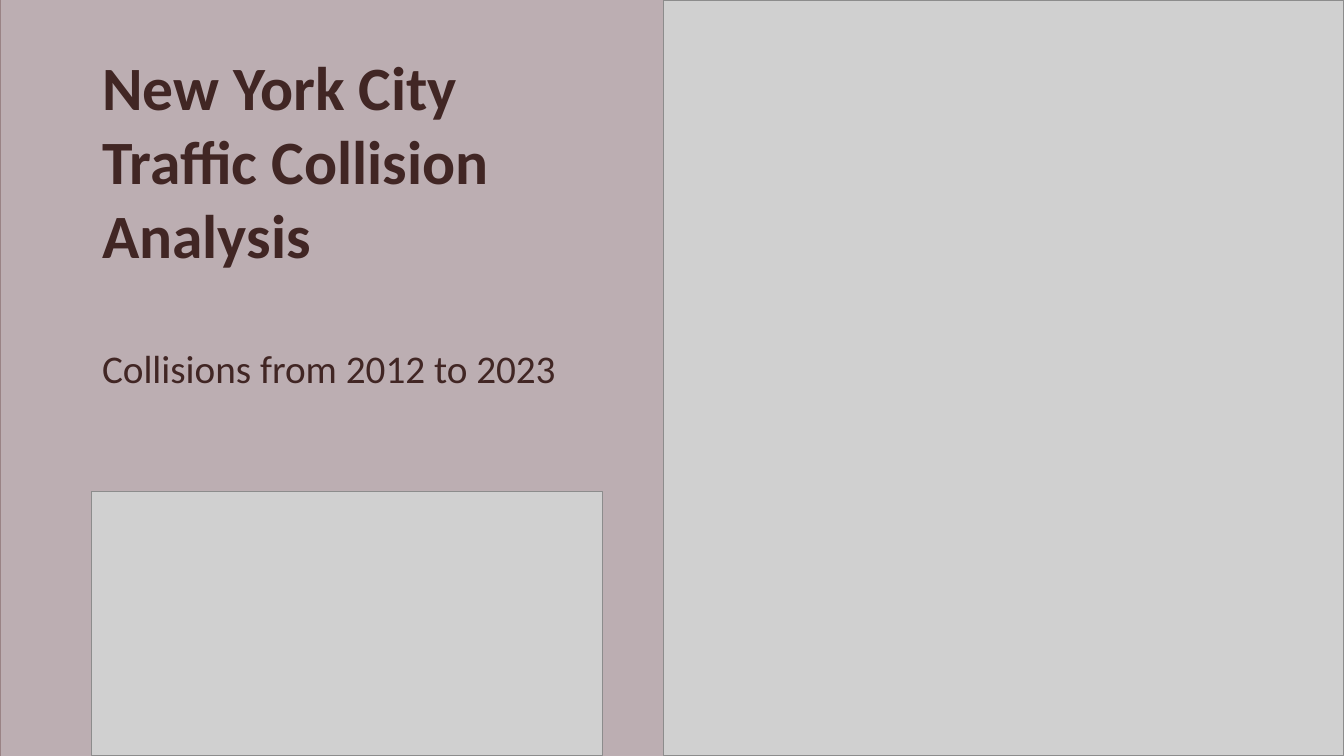
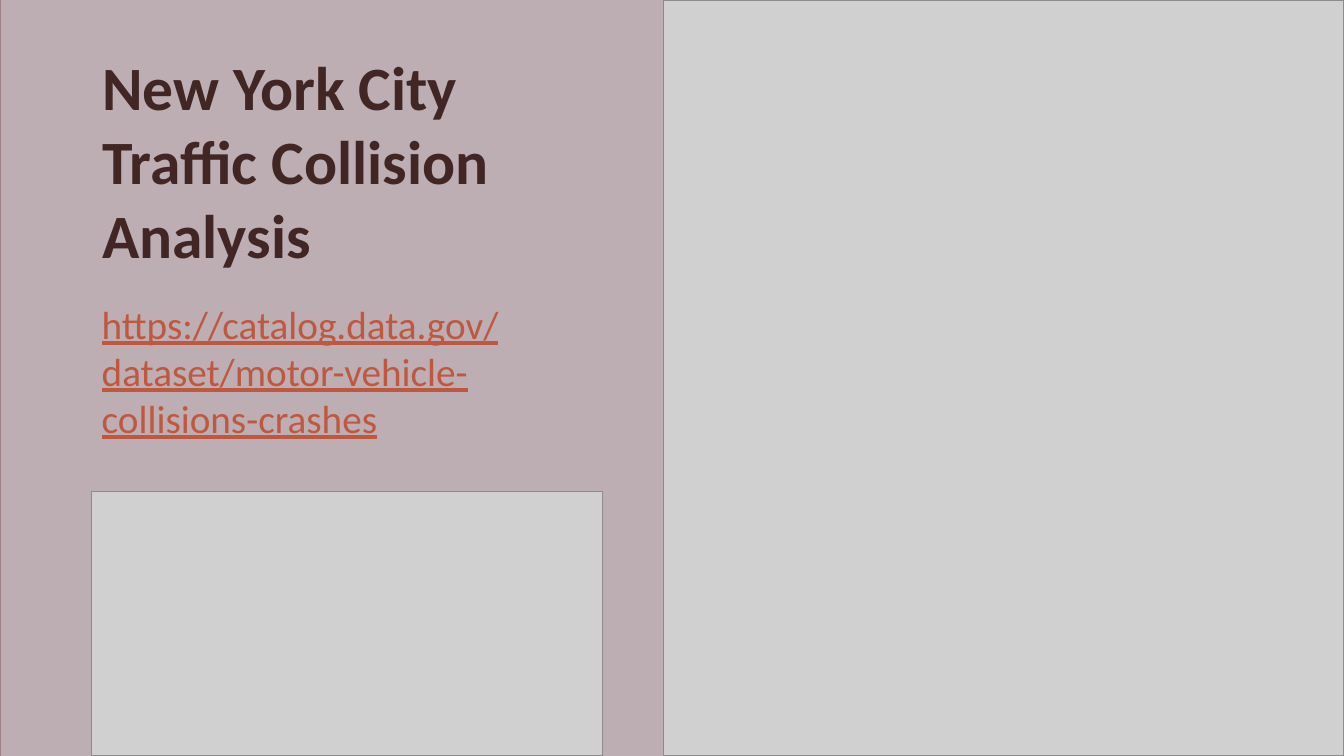
Before and after one commit to Pythorium-Quartet/Motor-Vehicle-Collison-Analysis, a slide deck: slide 1 of New York City Traffic Analysis.pptx. Drawn at 1344x756 pixels with LibreOffice and Linux fonts; fonts in the diff are those of the drawing; grey boxes stand for pictures; background and template pictures are left out. Boxes give left, top, right and bottom in pixels: in the first picture for what was removed or moved away, otherwise in the second. Text is boxed around its words. In the diff, an @@ line names an element or a change of style, - is before the commit and + after.

```diff
--- a/New York City Traffic Analysis.pptx
+++ b/New York City Traffic Analysis.pptx
@@ text at box(102, 312, 499, 439): text changed; text colour #412624 to #BF583F @@
-Collisions from 2012 to 2023
+https://catalog.data.gov/dataset/motor-vehicle-collisions-crashes
```
Also in this commit, not shown: 2 slides added, 2 other files.
